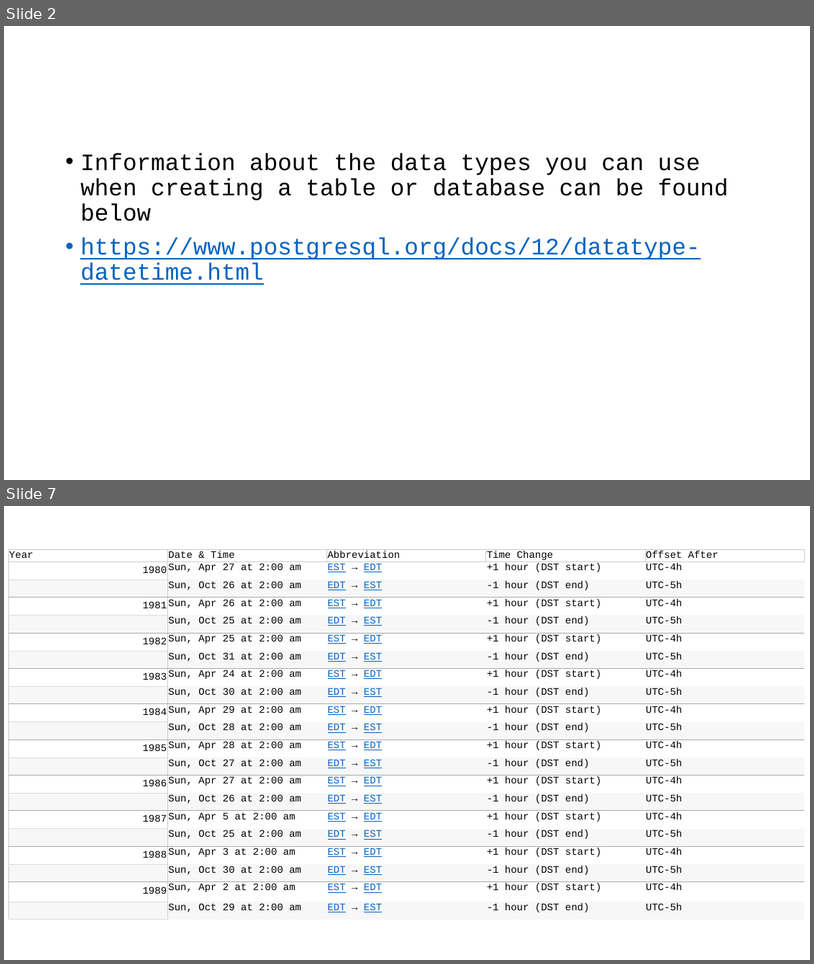
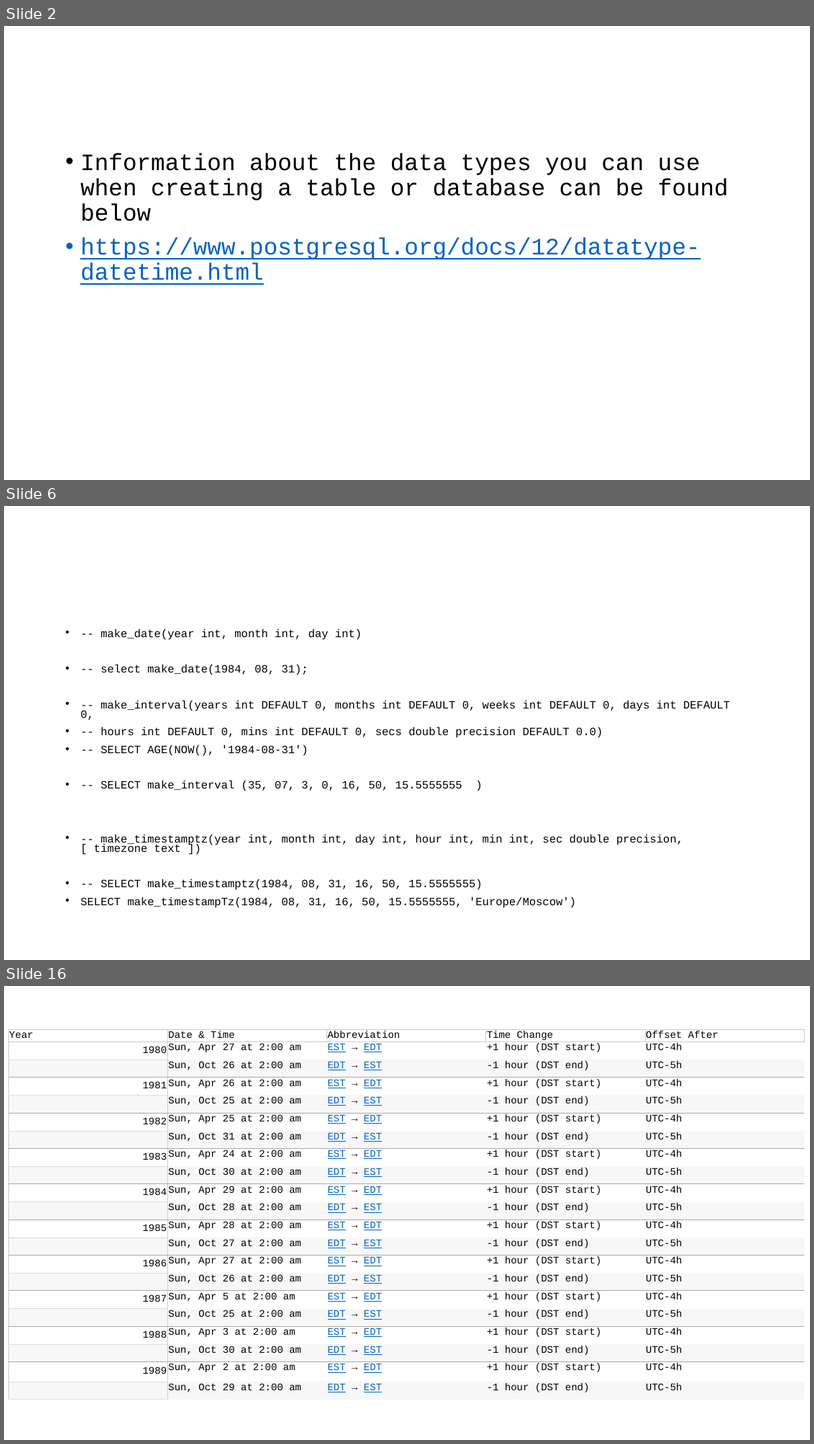
Before and after one commit to VadimAcosta/timestamps_and_intervals, a slide deck: times_and_dates.pptx. Shown one above the other, each under a label of ours: slides 2 and 7 before the commit, slides 2, 6 and 16 after it; the slides between them are not shown. The pictures are 814x964 and 814x1444 pixels, drawn with LibreOffice and Linux fonts; fonts in the diff are those of the drawing. Boxes give left, top, right and bottom in pixels: in the first picture for what was removed or moved away, otherwise in the second. Text is boxed around its words. In the diff, an @@ line names an element or a change of style, - is before the commit and + after.

```diff
--- a/times_and_dates.pptx
+++ b/times_and_dates.pptx
@@ slide 6 added at [4,506,810,960], background #FFFFFF @@
@@ text added at [80,628,730,908], 13.3 pt, text #000000 @@
+• -- make_date(year int, month int, day int)
+• -- select make_date(1984, 08, 31);
+• -- make_interval(years int DEFAULT 0, months int DEFAULT 0, weeks int DEFAULT 0, days int DEFAULT 0,
+• -- hours int DEFAULT 0, mins int DEFAULT 0, secs double precision DEFAULT 0.0)
+• -- SELECT AGE(NOW(), '1984-08-31')
+• -- SELECT make_interval (35, 07, 3, 0, 16, 50, 15.5555555 )
+• -- make_timestamptz(year int, month int, day int, hour int, min int, sec double precision, [ timezone text ])
+• -- SELECT make_timestamptz(1984, 08, 31, 16, 50, 15.5555555)
+• SELECT make_timestampTz(1984, 08, 31, 16, 50, 15.5555555, 'Europe/Moscow')
@@ what was slide 7 is now slide 16 @@
```
Also in this commit, not shown: 8 slides changed, 14 other slides added, 2 slides removed.
